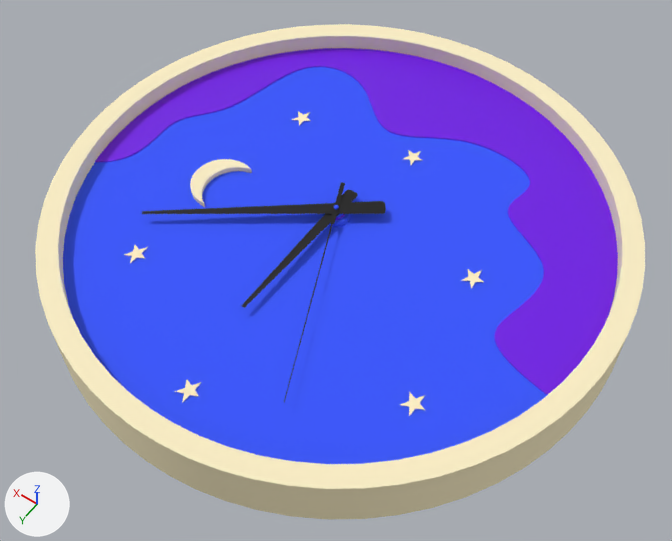
What one commit did to the glTF model public/models/clocks/Clock.glb.
One viewpoint serves both versions: a 50 mm camera at (-30.4, 42.6, 63.0) aimed at (-2.0, 2.8, 0.3). The axes (+X, +Y, +Z) are drawn at lower left. The lights are the same throughout. Where no turn or scale is listed for an object, it has been applied to the vertices.

In view in the first picture: 'Hours', 'Minutes', 'Seconds', 'WallClock_3d_model'.
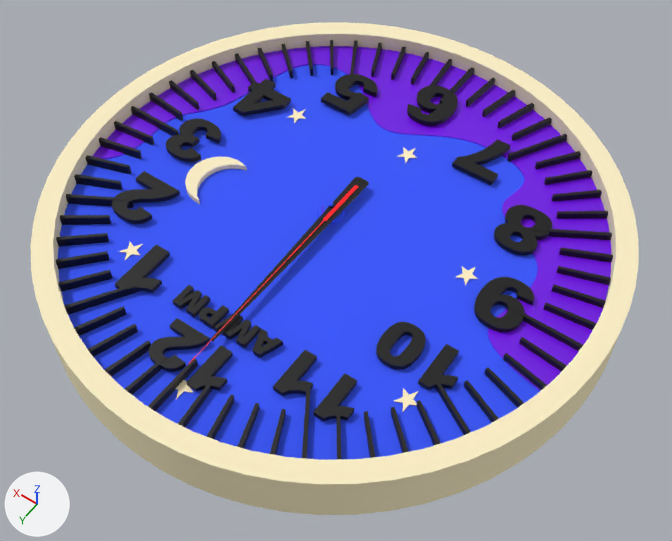
Commit message: add clock model final

The edits, one by one:
Material 'Material.001' (mat_material_001) changes colour from black #000000 to red #ff0010; in linear values from (0.0, 0.0, 0.0) to (1.0, 0.0, 0.00521).
Material 'bottom_3_3_6' (mat_bottom_3_3_6) is new.
Its base color is (1.0, 0.962, 0.852) (white #fffbee).
Its roughness is 0.967.
Material 'Clock1' (mat_clock1) is new.
Its base color is (0.0, 0.0, 0.0) (black #000000).
Its roughness is 0.553.
me_wallclock_3d_model_003 has 14 vertices, 12 faces and spans x -0.6..0.6, y -2.6..12.4, z 4.2..4.3.
me_wallclock_3d_model_003 no longer uses material mat_material_002 (black #000000).
me_wallclock_3d_model_003 now uses material mat_bottom_3_3_6 (white #fffbee).
Mesh me_mesh_005 is new.
It has 6325 vertices, 12362 faces and spans x -24.7..24.1, y -23.9..25.0, z 22.8..23.7.
It uses material mat_clock1 (black #000000).
Object 'WallClock_3d_model' (ob_wallclock_3d_model) moves from (-0.07, -0.02, 0.0) to (0.49, -0.02, 0.0).
Object 'Minutes' (ob_minutes) turns from (0, 0, -43) to (0, 0, 10) degrees about x, y and z.
Object 'Seconds' (ob_seconds) moves from (0.0, 0.0, 0.0) to (0.03, -0.14, 0.0).
Object 'Seconds' (ob_seconds) turns from (0, 0, 9.5) to (0, 0, -14) degrees about x, y and z.
Object 'Words_Numbers.001' (ob_words_numbers_001) is new; it shows me_mesh_005.
Its location is (0.14, 0.0, -19.52).

Pixel boxes (x1, y1, x2, y2) of what changed, in the pictures (672 x 541 px):
'WallClock_3d_model', moved
    before: (35, 24, 645, 519)
    after: (31, 22, 639, 515)
'Words_Numbers.001', added
    after: (56, 40, 613, 459)
'Minutes', recoloured, turned
    before: (142, 201, 386, 214)
    after: (210, 177, 369, 341)
'Hours', recoloured
    both: (242, 190, 358, 308)
'Seconds', recoloured, moved, turned
    before: (284, 182, 345, 402)
    after: (188, 185, 358, 365)
